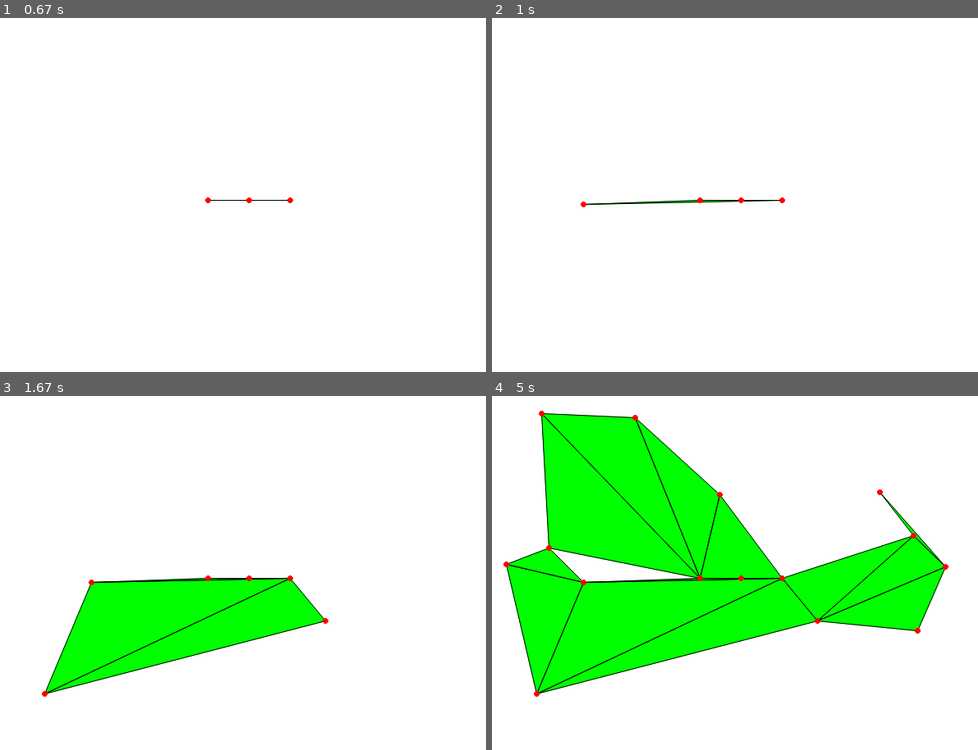
Above: before the commit, frames 1-4 (two rows, left to right).
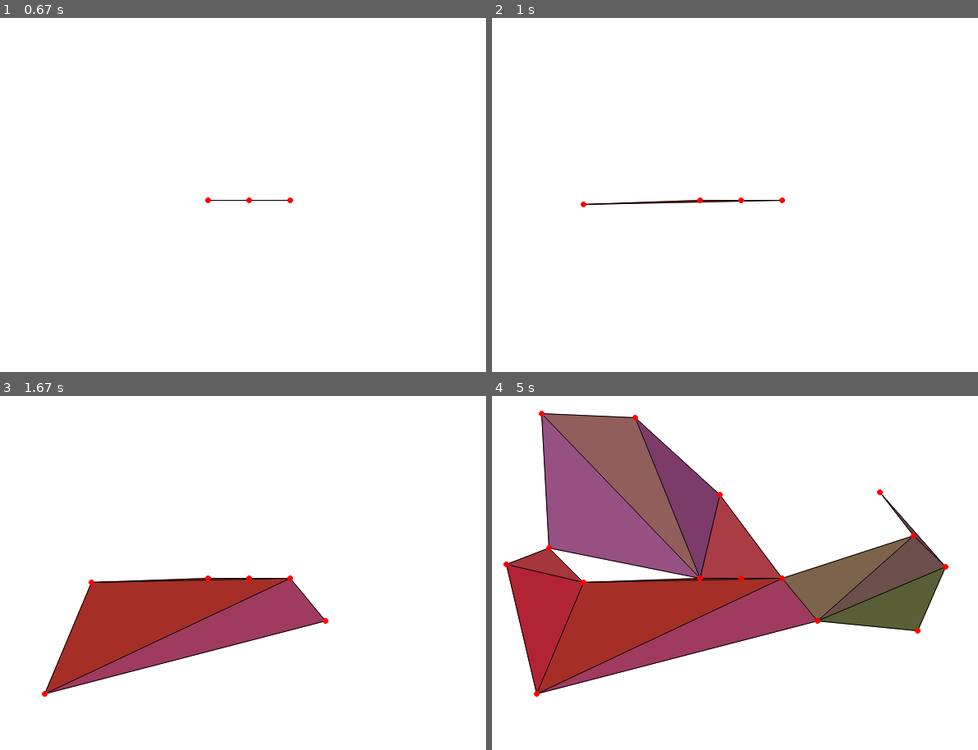
Above: after the commit, the same moments.

Repository: dacid44/patterns
Game: pygame game, started from triangles_pygame.py
Two runs of this game, one before a commit and one after it. Both use one fixed random seed, a clock stepped at 60 frames per second and the inputs below.
Inputs (mouse positions are in pixels of both pictures, inside the frame that each line leads up to):
- Up to frame 1 (0.67 s): click (247, 198) at 0.38 s
- Up to frame 2 (1 s): click (584, 205) at 0.72 s
- Up to frame 3 (1.67 s): click (43, 693) at 1.05 s; click (325, 619) at 1.38 s
- Up to frame 4 (5 s): click (506, 562) at 1.72 s; click (720, 495) at 2.05 s; click (632, 417) at 2.38 s; click (914, 534) at 2.72 s; click (943, 565) at 3.05 s; click (880, 491) at 3.38 s; click (540, 413) at 3.72 s; click (550, 548) at 4.05 s; right-click (594, 537) at 4.38 s; click (919, 629) at 4.72 s

Frame 1 is identical in both runs. In frame 2, 0.2% of the frame differs, in the area x 19-59%, y 51-53%; in frame 3, 11%; in frame 4, 34%, in the area x 3-94%, y 4-85%.

Commit message:
added color and fixed making duplicate lines

Diff:
--- a/geometry.py
+++ b/geometry.py
@@ -1,4 +1,5 @@
 import math
+from random import randint
 from typing import Union, List, Collection
 
 import shapely.geometry
@@ -96,7 +97,7 @@
         points = {p1, p2}
         line = None
         for test_line in self['lines']:
-            if test_line.get_points == points:
+            if test_line.get_points() == points:
                 line = test_line
                 break
         if line is None:
@@ -155,10 +156,17 @@
         self.canvas = canvas
         self.canvas.add_line(self)
         self.obj = shapely.geometry.LineString((p1.get_pos(), p2.get_pos()))
+        self.shapes = set()
+
+    def add_shape(self, shape):
+        self.shapes.add(shape)
 
     def get_points(self, raw=False):
         return set(map(lambda x: x.get_pos(), self.points)) if raw else self.points
 
+    def get_shapes(self):
+        return self.shapes
+
     def __eq__(self, other):
         return self.points == other.points
 
@@ -168,10 +176,19 @@
 
 class Shape:
     def __init__(self, sides: Collection[Line], canvas):
-        self.sides = set(sides)
+        self.sides = frozenset(sides)
         self.canvas = canvas
         self.canvas.add_shape(self)
+        for side in self.sides:
+            side.add_shape(self)
         self.obj = shapely.geometry.Polygon(map(lambda x: x.get_pos(), self.get_points()))
+        self.color = [randint(0, 255), randint(0, 255), randint(0, 255)]
+        neighbors = self.get_neighbors()
+        for neighbor in neighbors:
+            for i in range(3):
+                self.color[i] += neighbor.get_color()[i] * 2.5
+        for i in range(3):
+            self.color[i] = int(self.color[i] / (len(neighbors) * 2.5 + 1))
 
     def get_sides(self):
         return self.sides
@@ -182,3 +199,20 @@
             for point in side.get_points():
                 points.add(point.get_pos() if raw else point)
         return points
+
+    def get_neighbors(self):
+        neighbors = set()
+        for side in self.sides:
+            for shape in side.get_shapes():
+                if shape != self:
+                    neighbors.add(shape)
+        return neighbors
+
+    def get_color(self):
+        return self.color
+
+    def __eq__(self, other):
+        return self.sides == other.sides
+
+    def __hash__(self):
+        return hash(self.sides)
--- a/triangles_pygame.py
+++ b/triangles_pygame.py
@@ -40,8 +40,8 @@
                     else:
                         new_point = Point(*pos, canvas)
                         old_line = canvas.get_line(valid[0], valid[1])
-                        line1 = valid[0].new_line(new_point)[1]
-                        line2 = valid[1].new_line(new_point)[1]
+                        line1 = canvas.get_line(valid[0], new_point)
+                        line2 = canvas.get_line(valid[1], new_point)
                         Shape((old_line, line1, line2), canvas)
                         break
         elif event.type == pygame.MOUSEBUTTONDOWN and event.button == pygame.BUTTON_RIGHT:
@@ -75,8 +75,8 @@
     canvas.display.fill(colors['white'])
     for shape in canvas['shapes']:
         points = list(map(lambda x: x.get_pos(), shape.get_points()))
-        gfxdraw.aapolygon(canvas.display, points, colors['green'])
-        gfxdraw.filled_polygon(canvas.display, points, colors['green'])
+        gfxdraw.aapolygon(canvas.display, points, shape.get_color())
+        gfxdraw.filled_polygon(canvas.display, points, shape.get_color())
     for line in canvas['lines']:
         points = list(map(lambda x: x.get_pos(), line.get_points()))
         pygame.draw.aaline(canvas.display, colors['black'], *points, 1)
